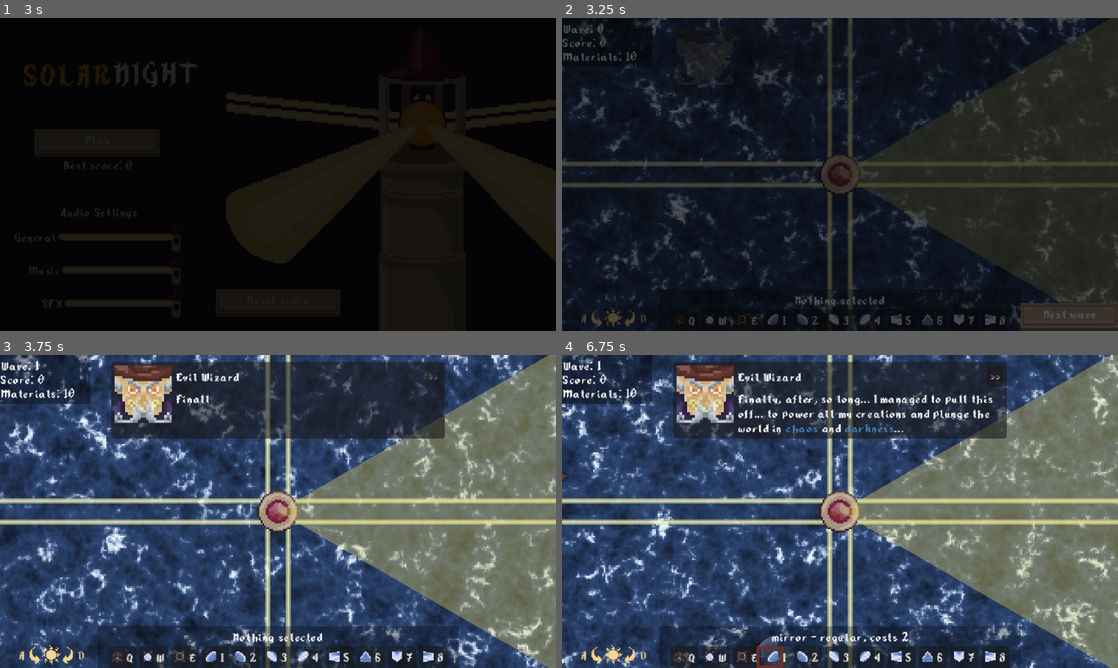
Above: before the commit, frames 1-4 (two rows, left to right).
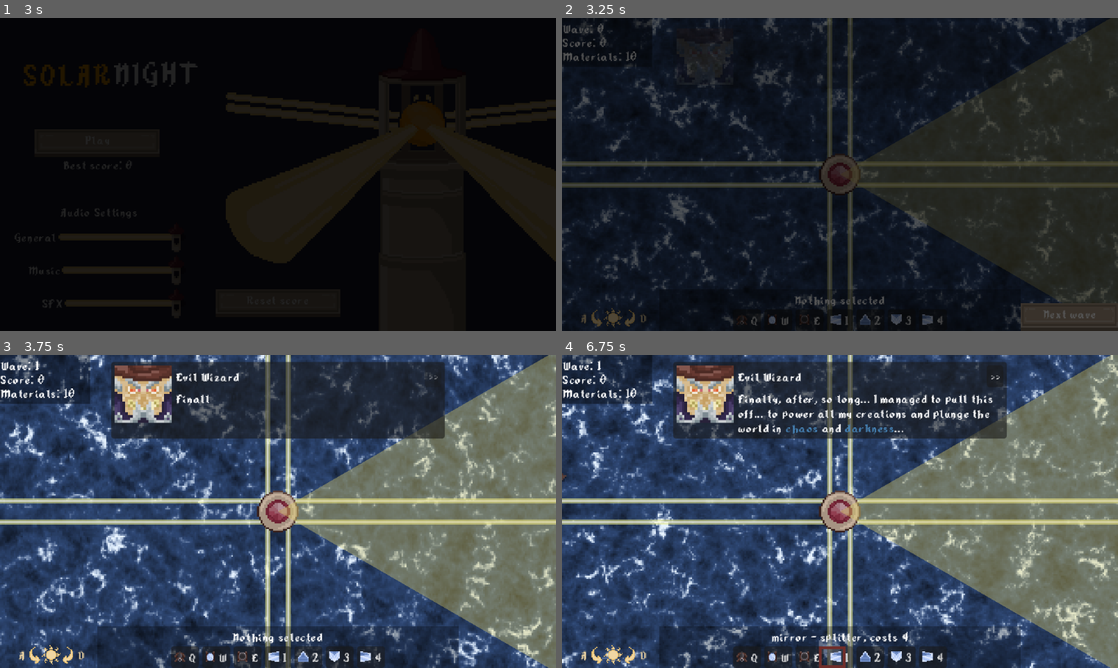
Above: after the commit, the same moments.

Repository: TrueHopolok/gj_solarnight
Game: Godot game, scene res://ui/main_menu/main_menu.tscn
Same seed, same stepped clock (60 frames per second), same inputs: the game is played once before the commit and once after it. Sound files missing from this copy of the repository are replaced by a short silence.
Inputs (mouse positions are in pixels of both pictures, inside the frame that each line leads up to):
- Up to frame 1 (3 s): click "Play" at 0.5 s; move the mouse to (400, 158) at 1.27 s; tap 3 (select_mirror_dl, bound only before the commit) at 1.35 s; click (400, 158) at 1.42 s; tap 4 (select_mirror_dr, bound only before the commit) at 1.55 s; tap Enter at 2 s; drag from (166, 190) to (250, 237) at 2.02 s; move the mouse to (333, 105) at 2.77 s; tap 1 (select_mirror_tl, bound only before the commit) at 2.85 s; click (333, 105) at 2.92 s
- Up to frame 2 (3.25 s): tap 2 (select_mirror_tr, bound only before the commit) at 3.05 s
- Up to frame 3 (3.75 s): click "Next wave" at 3.5 s
- Up to frame 4 (6.75 s): click "Q" at 4.25 s; click "W" at 5 s; click "E" at 5.75 s; click "1" at 6.5 s

Frame 1 is identical in both runs. In frame 2, 0.5% of the frame differs, in the area x 20-81%, y 93-100%; in frame 3, 1.6%; in frame 4, 2.2%, in the area x 19-81%, y 88-100%.

Commit message:
removed mirrors (#16)

Diff:
--- a/assets/build_list/build_list.tres
+++ b/assets/build_list/build_list.tres
@@ -2,12 +2,8 @@
 
 [ext_resource type="Script" uid="uid://ddlsqsg032paw" path="res://scenes/builder/buildable.gd" id="1_7ewgr"]
 [ext_resource type="Texture2D" uid="uid://bn7tw2cnm24vb" path="res://assets/sprites/mirror.png" id="2_o41uc"]
-[ext_resource type="PackedScene" uid="uid://dym5qbfu5h0e4" path="res://scenes/building/mirror/mirror_dl.tscn" id="3_fioon"]
-[ext_resource type="PackedScene" uid="uid://c00c3vtmev4dv" path="res://scenes/building/mirror/mirror_dr.tscn" id="4_gvddr"]
-[ext_resource type="PackedScene" uid="uid://bjvvacaa02e0m" path="res://scenes/building/mirror/mirror_ul.tscn" id="5_1nmtp"]
 [ext_resource type="Script" uid="uid://d1bjkejhlbrs1" path="res://scenes/builder/build_list.gd" id="5_5e1dn"]
 [ext_resource type="PackedScene" uid="uid://bhx3tkm8c6n24" path="res://scenes/building/mirror/splitter_l.tscn" id="5_6p4cn"]
-[ext_resource type="PackedScene" uid="uid://dfk8wkgwchcyn" path="res://scenes/building/mirror/mirror_ur.tscn" id="6_1nmtp"]
 [ext_resource type="PackedScene" uid="uid://dmgorvreasa72" path="res://scenes/building/mirror/splitter_b.tscn" id="7_o41uc"]
 [ext_resource type="PackedScene" uid="uid://bt740y4ks0po" path="res://scenes/building/mirror/splitter_t.tscn" id="8_1nmtp"]
 [ext_resource type="PackedScene" uid="uid://cf3komskoiiuj" path="res://scenes/building/mirror/mirror.tscn" id="8_pblee"]
@@ -53,58 +49,6 @@
 scene = ExtResource("11_c2mrs")
 price = 25
 preview = SubResource("AtlasTexture_c2mrs")
-metadata/_custom_type_script = "uid://ddlsqsg032paw"
-
-[sub_resource type="AtlasTexture" id="AtlasTexture_0dh48"]
-atlas = ExtResource("2_o41uc")
-region = Rect2(0, 0, 12, 12)
-
-[sub_resource type="Resource" id="Resource_wri32"]
-script = ExtResource("1_7ewgr")
-title = "mirror"
-description = "regular"
-scene = ExtResource("5_1nmtp")
-price = 2
-preview = SubResource("AtlasTexture_0dh48")
-metadata/_custom_type_script = "uid://ddlsqsg032paw"
-
-[sub_resource type="AtlasTexture" id="AtlasTexture_sy30w"]
-atlas = ExtResource("2_o41uc")
-region = Rect2(24, 0, 12, 12)
-
-[sub_resource type="Resource" id="Resource_aa05n"]
-script = ExtResource("1_7ewgr")
-title = "mirror"
-description = "regular"
-scene = ExtResource("6_1nmtp")
-price = 2
-preview = SubResource("AtlasTexture_sy30w")
-metadata/_custom_type_script = "uid://ddlsqsg032paw"
-
-[sub_resource type="AtlasTexture" id="AtlasTexture_ifvt4"]
-atlas = ExtResource("2_o41uc")
-region = Rect2(0, 24, 12, 12)
-
-[sub_resource type="Resource" id="Resource_fq1x2"]
-script = ExtResource("1_7ewgr")
-title = "mirror"
-description = "regular"
-scene = ExtResource("3_fioon")
-price = 2
-preview = SubResource("AtlasTexture_ifvt4")
-metadata/_custom_type_script = "uid://ddlsqsg032paw"
-
-[sub_resource type="AtlasTexture" id="AtlasTexture_6p4cn"]
-atlas = ExtResource("2_o41uc")
-region = Rect2(24, 24, 12, 12)
-
-[sub_resource type="Resource" id="Resource_c2mrs"]
-script = ExtResource("1_7ewgr")
-title = "mirror"
-description = "regular"
-scene = ExtResource("4_gvddr")
-price = 2
-preview = SubResource("AtlasTexture_6p4cn")
 metadata/_custom_type_script = "uid://ddlsqsg032paw"
 
 [sub_resource type="AtlasTexture" id="AtlasTexture_fdqv5"]
@@ -181,5 +125,5 @@
 
 [resource]
 script = ExtResource("5_5e1dn")
-items = Array[ExtResource("1_7ewgr")]([SubResource("Resource_eem80"), SubResource("Resource_838gh"), SubResource("Resource_p64n2"), SubResource("Resource_wri32"), SubResource("Resource_aa05n"), SubResource("Resource_fq1x2"), SubResource("Resource_c2mrs"), SubResource("Resource_uy7ey"), SubResource("Resource_qsgfc"),  …(62 unchanged characters)…
+items = Array[ExtResource("1_7ewgr")]([SubResource("Resource_eem80"), SubResource("Resource_838gh"), SubResource("Resource_p64n2"), SubResource("Resource_uy7ey"), SubResource("Resource_qsgfc"),  …(62 unchanged characters)…
 metadata/_custom_type_script = "uid://d1bjkejhlbrs1"
--- a/project.godot
+++ b/project.godot
@@ -146,44 +146,24 @@
 "events": [Object(InputEventKey,"resource_local_to_scene":false,"resource_name":"","device":-1,"window_id":0,"alt_press …(192 unchanged characters)…
 ]
 }
-select_mirror_dl={
+select_splitter_l={
 "deadzone": 0.2,
-"events": [Object(InputEventKey,"resource_local_to_scene":fa …(140 unchanged characters)… d":false,"keycode":0,"physical_keycode":51,"key_label":0,"unicode":51,"location":0,"echo":false,"script":null)
+"events": [Object(InputEventKey,"resource_local_to_scene":fa …(140 unchanged characters)… d":false,"keycode":0,"physical_keycode":49,"key_label":0,"unicode":49,"location":0,"echo":false,"script":null)
 ]
 }
-select_mirror_dr={
+select_splitter_r={
 "deadzone": 0.2,
 "events": [Object(InputEventKey,"resource_local_to_scene":false,"resource_name":"","device":-1,"window_id":0,"alt_press …(191 unchanged characters)…
 ]
 }
-select_mirror_tl={
-"deadzone": 0.2,
-"events": [Object(InputEventKey,"resource_local_to_scene":false,"resource_name":"","device":-1,"window_id":0,"alt_pressed":false,"shift_pressed":false,"ctrl_pressed":false,"meta_pressed":false,"pressed":false,"keycode":0,"physical_keycode":49,"key_label":0,"unicode":49,"location":0,"echo":false,"script":null)
-]
-}
-select_mirror_tr={
+select_splitter_t={
 "deadzone": 0.2,
 "events": [Object(InputEventKey,"resource_local_to_scene":false,"resource_name":"","device":-1,"window_id":0,"alt_press …(191 unchanged characters)…
 ]
 }
-select_splitter_l={
-"deadzone": 0.2,
-"events": [Object(InputEventKey,"resource_local_to_scene":false,"resource_name":"","device":-1,"window_id":0,"alt_pressed":false,"shift_pressed":false,"ctrl_pressed":false,"meta_pressed":false,"pressed":false,"keycode":0,"physical_keycode":53,"key_label":0,"unicode":53,"location":0,"echo":false,"script":null)
-]
-}
-select_splitter_r={
-"deadzone": 0.2,
-"events": [Object(InputEventKey,"resource_local_to_scene":false,"resource_name":"","device":-1,"window_id":0,"alt_pressed":false,"shift_pressed":false,"ctrl_pressed":false,"meta_pressed":false,"pressed":false,"keycode":0,"physical_keycode":56,"key_label":0,"unicode":56,"location":0,"echo":false,"script":null)
-]
-}
-select_splitter_t={
-"deadzone": 0.2,
-"events": [Object(InputEventKey,"resource_local_to_scene":false,"resource_name":"","device":-1,"window_id":0,"alt_pressed":false,"shift_pressed":false,"ctrl_pressed":false,"meta_pressed":false,"pressed":false,"keycode":0,"physical_keycode":54,"key_label":0,"unicode":54,"location":0,"echo":false,"script":null)
-]
-}
 select_splitter_b={
 "deadzone": 0.2,
-"events": [Object(InputEventKey,"resource_local_to_scene":fa …(141 unchanged characters)… ":false,"keycode":0,"physical_keycode":55,"key_label":0,"unicode":55,"location":0,"echo":false,"script":null)
+"events": [Object(InputEventKey,"resource_local_to_scene":fa …(141 unchanged characters)… ":false,"keycode":0,"physical_keycode":51,"key_label":0,"unicode":51,"location":0,"echo":false,"script":null)
 ]
 }
 select_next={
--- a/scenes/main_game_scene/main_game_scene.gd
+++ b/scenes/main_game_scene/main_game_scene.gd
@@ -10,18 +10,13 @@
 	&"select_laser": 1,
 	&"select_mortar": 2,
 
-	&"select_mirror_tl": 3,
-	&"select_mirror_tr": 4,
-	&"select_mirror_dl": 5,
-	&"select_mirror_dr": 6,
-
-	&"select_splitter_l": 7,
-	&"select_splitter_t": 8,
-	&"select_splitter_b": 9,
-	&"select_splitter_r": 10,
+	&"select_splitter_l": 3,
+	&"select_splitter_t": 4,
+	&"select_splitter_b": 5,
+	&"select_splitter_r": 6,
 }
 
-const HOTKEYS: String = "QWE12345678"
+const HOTKEYS: String = "QWE1234"
 
 var idx_to_button: Dictionary[int, Button] = {}
 
